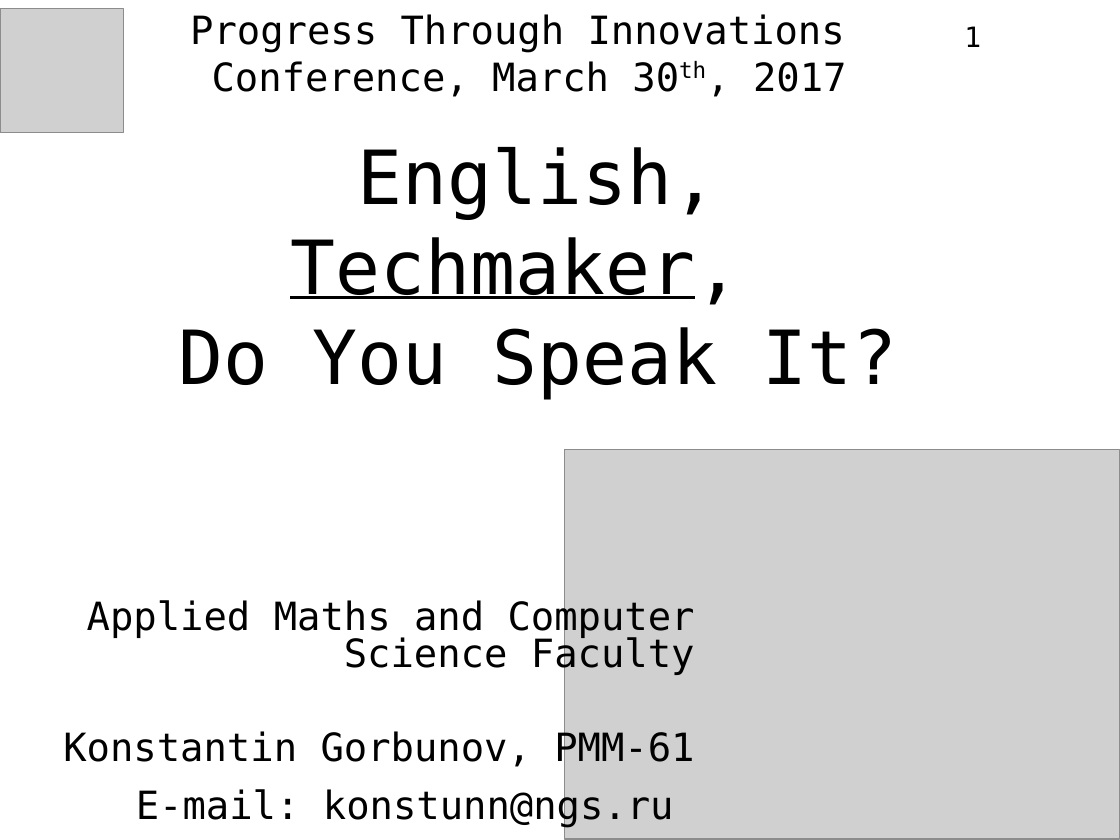
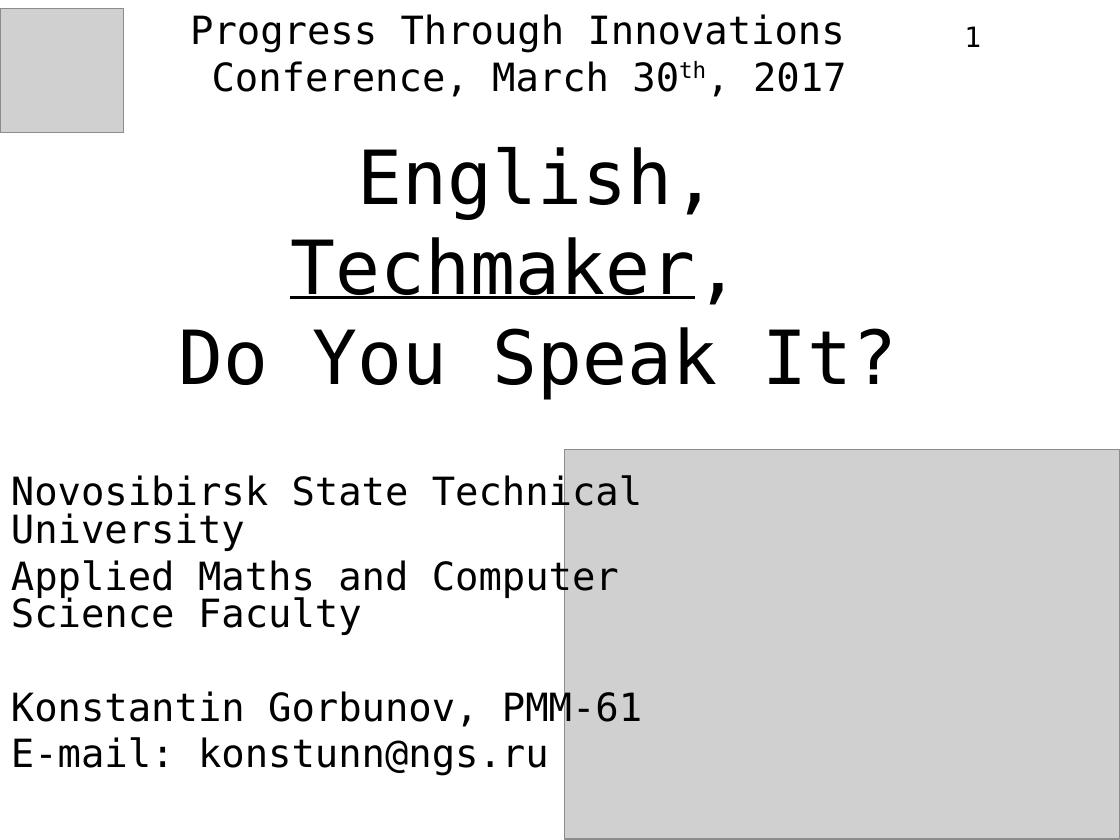
Before and after one commit to konstunn/eng, a slide deck: slide 1 of sem2/eng4tech/english4techmakers.odp. Drawn at 1120x840 pixels with LibreOffice and Linux fonts; fonts in the diff are those of the drawing; grey boxes stand for pictures. Boxes give left, top, right and bottom in pixels: in the first picture for what was removed or moved away, otherwise in the second. Text is boxed around its words. In the diff, an @@ line names an element or a change of style, - is before the commit and + after.

```diff
--- a/sem2/eng4tech/english4techmakers.odp
+++ b/sem2/eng4tech/english4techmakers.odp
@@ text "Novosibirsk State Technical University": place and size @@
-text "Novosibirsk State Technical University" at [63, 598, 695, 769]
+text "Novosibirsk State Technical University" at [11, 474, 642, 776]
@@ text at [11, 474, 642, 551]: paragraph added @@
+Novosibirsk State Technical University
@@ text at [11, 558, 642, 729]: alignment right to left @@
@@ text at [11, 737, 549, 776]: paragraph added @@
+E-mail: konstunn@ngs.ru
@@ text removed at [136, 787, 674, 827] @@
-E-mail: konstunn@ngs.ru
```
Also in this commit, not shown: 9 other slides changed, 6 slides added, 2 slides removed, 34 other files.
